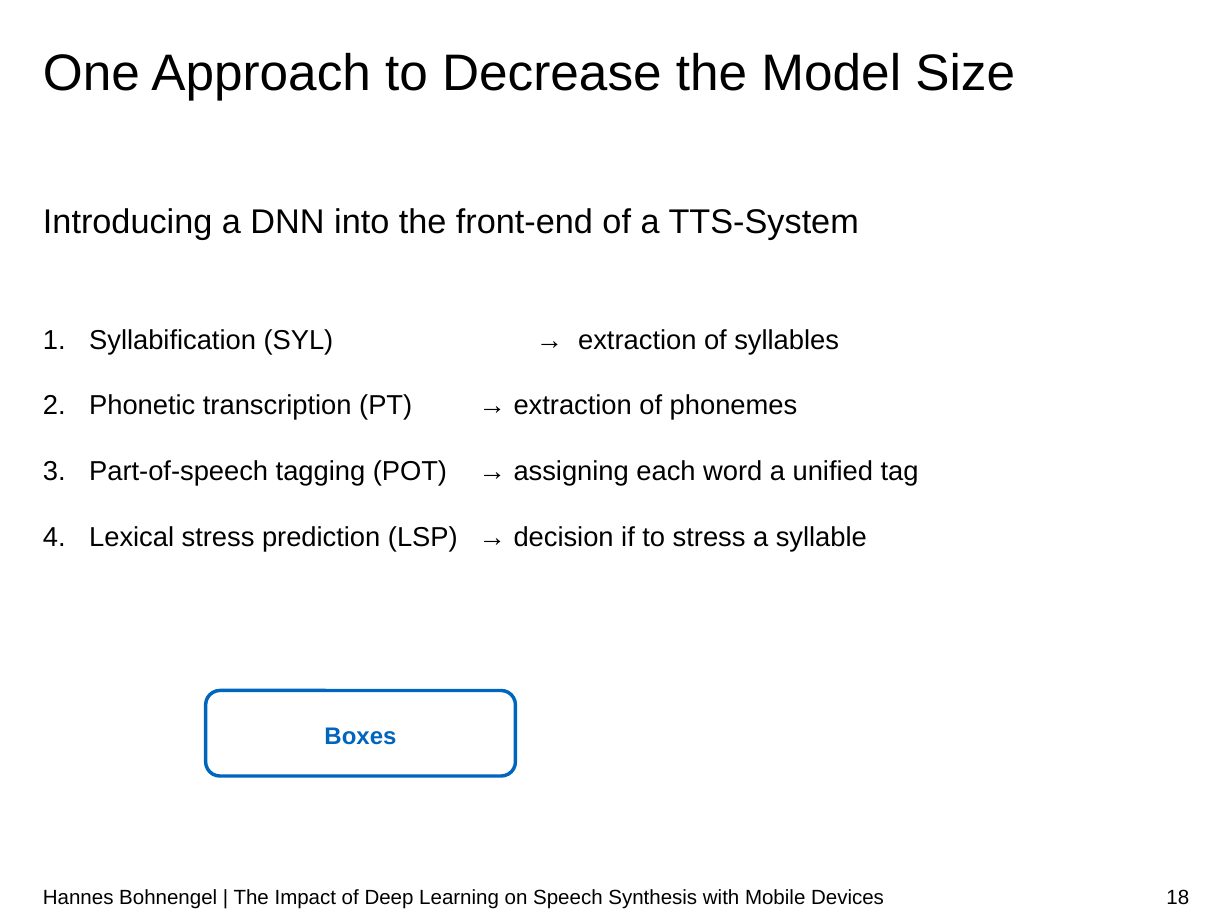
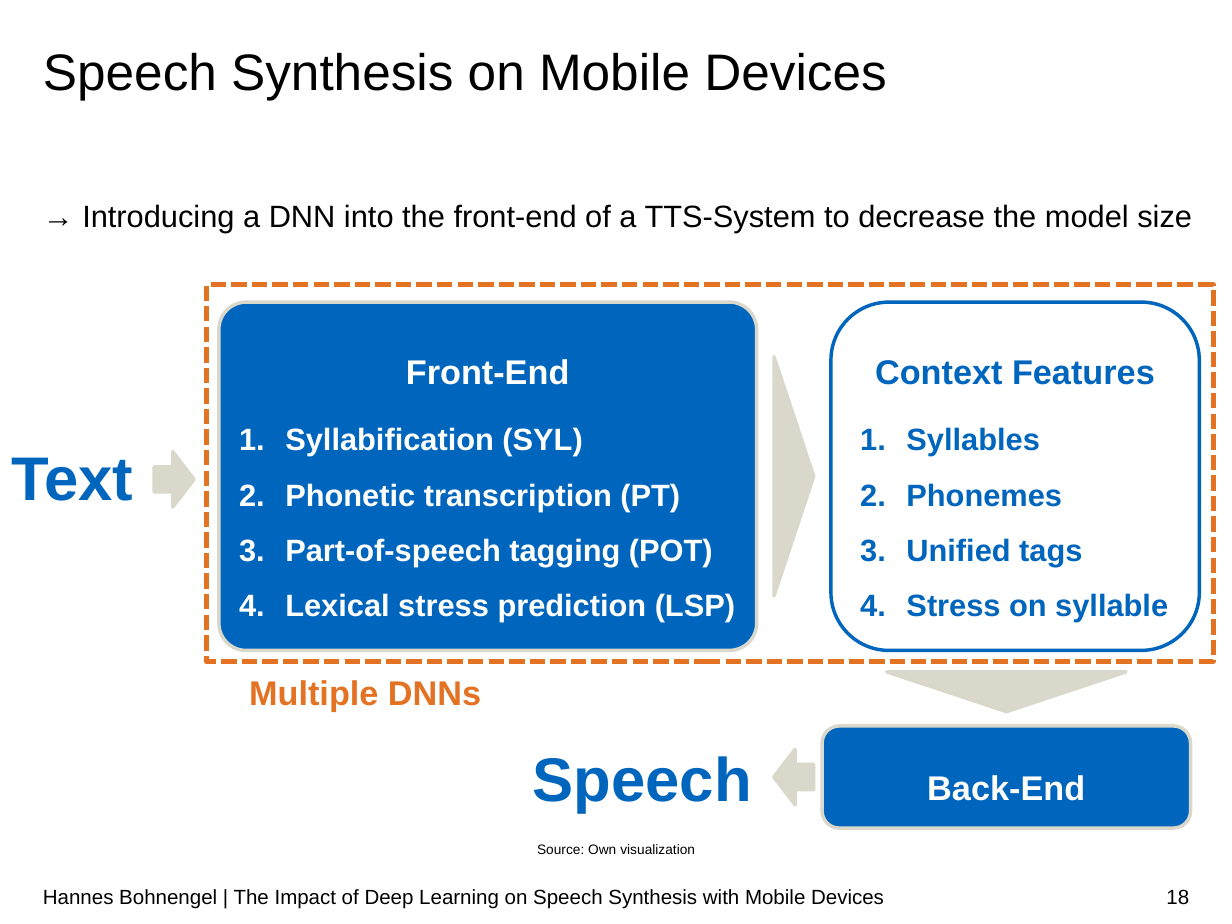
Before and after one commit to hannesb0/deeplearning, a slide deck: slide 18 of pres/Final_Presentation_V03.pptx. Drawn at 1232x924 pixels with LibreOffice and Linux fonts; fonts in the diff are those of the drawing; background and template pictures are left out. Boxes give left, top, right and bottom in pixels: in the first picture for what was removed or moved away, otherwise in the second. Text is boxed around its words. In the diff, an @@ line names an element or a change of style, - is before the commit and + after.

```diff
--- a/pres/Final_Presentation_V03.pptx
+++ b/pres/Final_Presentation_V03.pptx
@@ title at (43, 52, 886, 100): text changed @@
-One Approach to Decrease the Model Size
+Speech Synthesis on Mobile Devices
@@ text at (82, 204, 1192, 233): text changed; size 16 to 18 pt @@
-Introducing a DNN into the front-end of a TTS-System
-1. Syllabification (SYL) → extraction of syllables
-2. Phonetic transcription (PT) → extraction of phonemes
-3. Part-of-speech tagging (POT) → assigning each word a unified tag
-4. Lexical stress prediction (LSP) → decision if to stress a syllable
+→ Introducing a DNN into the front-end of a TTS-System to decrease the model size
@@ rectangle added at (206, 285, 1212, 660), outline #E37222 3 pt dashed @@
@@ rounded rectangle added at (219, 302, 758, 650), fill #0065BD, outline #DAD7CB 2 pt, 18 pt, text #FFFFFF, bold @@
+Front-End
+1. Syllabification (SYL)
+2. Phonetic transcription (PT)
+3. Part-of-speech tagging (POT)
+4. Lexical stress prediction (LSP)
@@ rounded rectangle added at (830, 302, 1199, 650), outline #0065BD 2 pt, 18 pt, text #0065BD, bold @@
+Context Features
+1. Syllables
+2. Phonemes
+3. Unified tags
+4. Stress on syllable
@@ triangle added at (774, 356, 813, 595), fill #DAD7CB, outline #DAD7CB 2 pt @@
@@ text added at (11, 457, 133, 501), 36 pt, text #0065BD, bold @@
+Text
@@ down arrow added at (155, 452, 194, 507), fill #DAD7CB, outline #DAD7CB 2 pt @@
@@ text added at (249, 680, 481, 711), 20 pt, text #E37222, bold @@
+Multiple DNNs
@@ triangle added at (887, 671, 1126, 711), fill #DAD7CB, outline #DAD7CB 2 pt @@
@@ rounded rectangle removed at (206, 690, 515, 775) @@
-Boxes
@@ down arrow added at (774, 748, 814, 804), fill #DAD7CB, outline #DAD7CB 2 pt @@
@@ rounded rectangle added at (822, 726, 1190, 828), fill #0065BD, outline #DAD7CB 2 pt, 20 pt, text #FFFFFF, bold @@
+Back-End
@@ text added at (533, 756, 752, 813), 36 pt, text #0065BD, bold @@
+Speech
@@ text added at (537, 844, 695, 854), 8 pt, text #000000 @@
+Source: Own visualization
```
Also in this commit, not shown: 10 other slides changed, 1 slide added, 4 other files.
